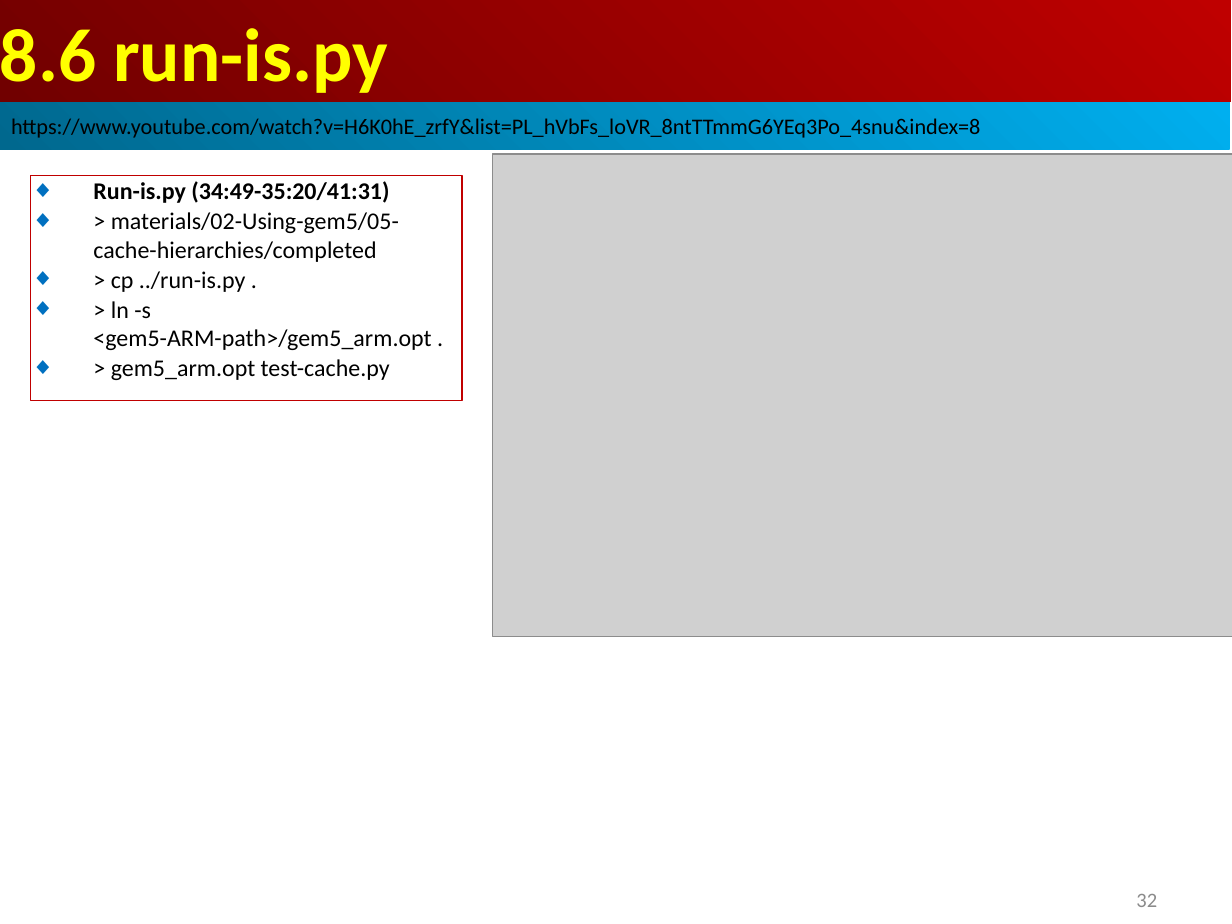
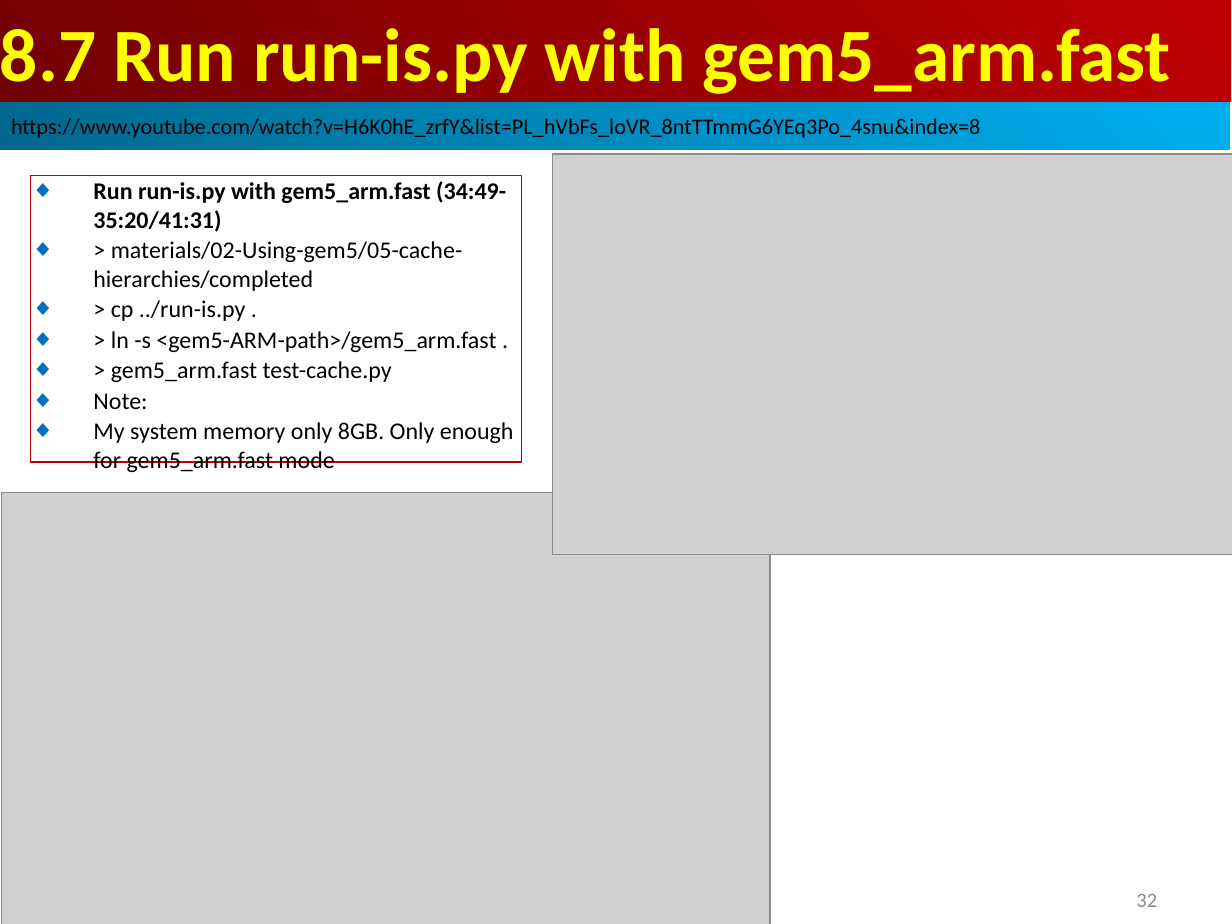
Before and after one commit to peterhchen/AIU_CS850_Gem5_McPAT, a slide deck: slide 32 of 050_Gem5/008.CacheMod/000_Video/008.CacheMod.ppt. Drawn at 1232x924 pixels with LibreOffice and Linux fonts; fonts in the diff are those of the drawing; grey boxes stand for pictures. Boxes give left, top, right and bottom in pixels: in the first picture for what was removed or moved away, otherwise in the second. Text is boxed around its words. In the diff, an @@ line names an element or a change of style, - is before the commit and + after.

```diff
--- a/050_Gem5/008.CacheMod/000_Video/008.CacheMod.ppt
+++ b/050_Gem5/008.CacheMod/000_Video/008.CacheMod.ppt
@@ text in rectangle at (0,28,1171,94): text changed @@
-8.6 run-is.py
+8.7 Run run-is.py with gem5_arm.fast
@@ rectangle "Run run-is.py with gem5_arm.fast (34:49-35:20/41:31)": place and size @@
-rectangle "Run run-is.py with gem5_arm.fast (34:49-35:20/41:31)" at (31,175,462,400)
+rectangle "Run run-is.py with gem5_arm.fast (34:49-35:20/41:31)" at (31,175,521,462)
@@ picture: place and size @@
-picture at (493,154,1232,637)
+picture at (552,154,1232,554)
@@ text in rectangle at (93,181,506,232): text changed @@
-◆ Run-is.py (34:49-35:20/41:31)
+◆ Run run-is.py with gem5_arm.fast (34:49-35:20/41:31)
@@ text in rectangle at (93,331,514,472): text changed @@
-◆ > ln -s <gem5-ARM-path>/gem5_arm.opt .
-◆ > gem5_arm.opt test-cache.py
+◆ > ln -s <gem5-ARM-path>/gem5_arm.fast .
+◆ > gem5_arm.fast test-cache.py
+◆ Note:
+◆ My system memory only 8GB. Only enough for gem5_arm.fast mode
@@ picture added at (1,493,770,924) @@
```
Also in this commit, not shown: 1 other slide changed.
